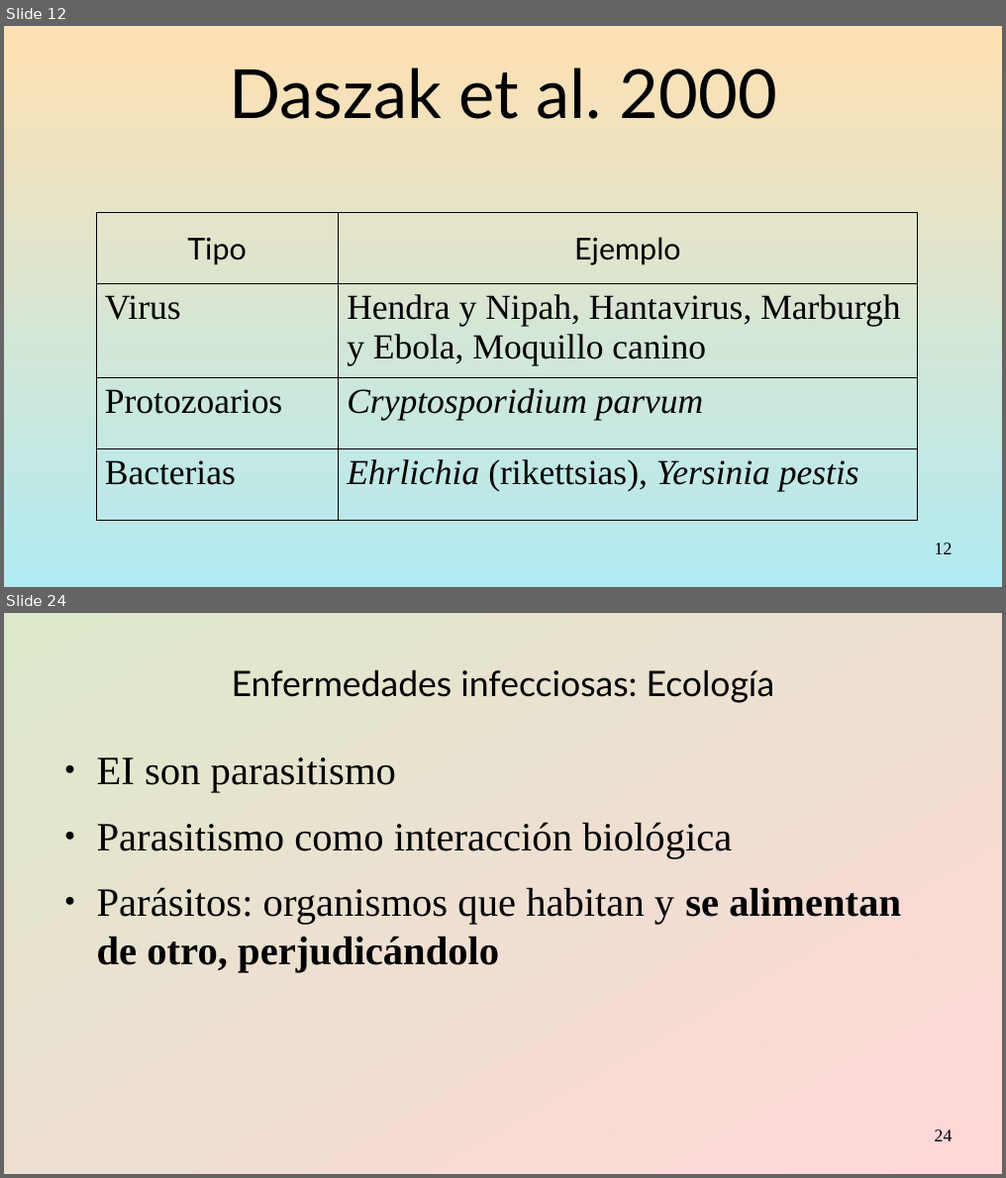
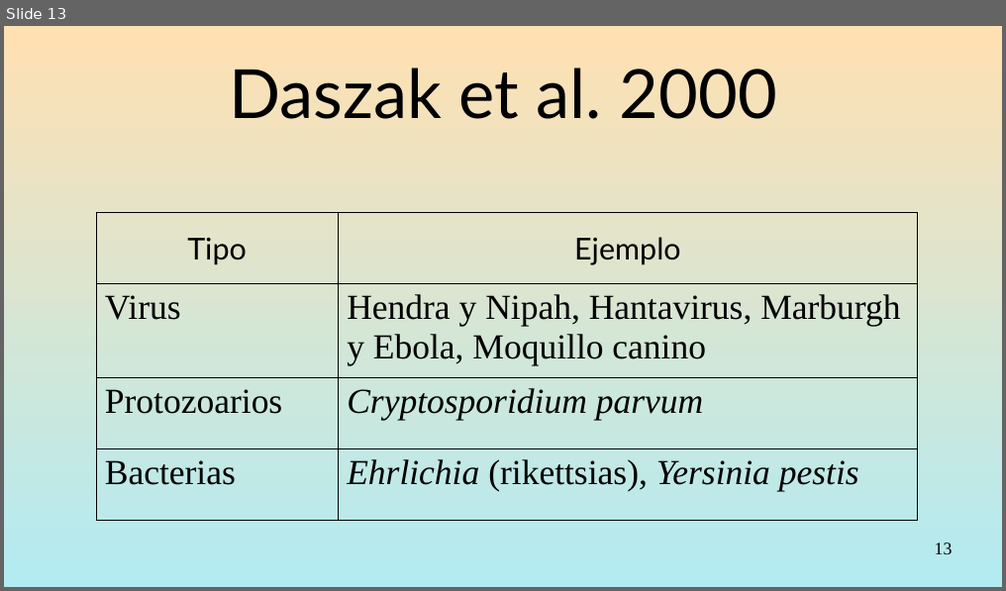
Before and after one commit to gerardommc/Medicina-Cons, a slide deck: Emergentes.odp. Shown one above the other, each under a label of ours: slides 12 and 24 before the commit, slide 13 after it; the slides between them are not shown. The pictures are 1006x1178 and 1006x591 pixels, drawn with LibreOffice and Linux fonts; fonts in the diff are those of the drawing. Boxes give left, top, right and bottom in pixels: in the first picture for what was removed or moved away, otherwise in the second. Text is boxed around its words. In the diff, an @@ line names an element or a change of style, - is before the commit and + after.

```diff
--- a/Emergentes.odp
+++ b/Emergentes.odp
@@ slide 24 removed at (4, 613, 1002, 1174), background gradient #DDE8CB to #FFD7D7 @@
@@ title removed at (232, 669, 775, 703) @@
-Enfermedades infecciosas: Ecología
@@ text removed at (97, 758, 901, 972) @@
-● EI son parasitismo
-● Parasitismo como interacción biológica
-● Parásitos: organismos que habitan y se alimentan de otro, perjudicándolo
@@ page number removed at (935, 1130, 952, 1142) @@
-24
@@ what was slide 12 is now slide 13 @@
@@ page number at (935, 543, 952, 555): text changed @@
-12
+13
```
Also in this commit, not shown: 8 slides added, 17 other slides removed, 6 other files.
